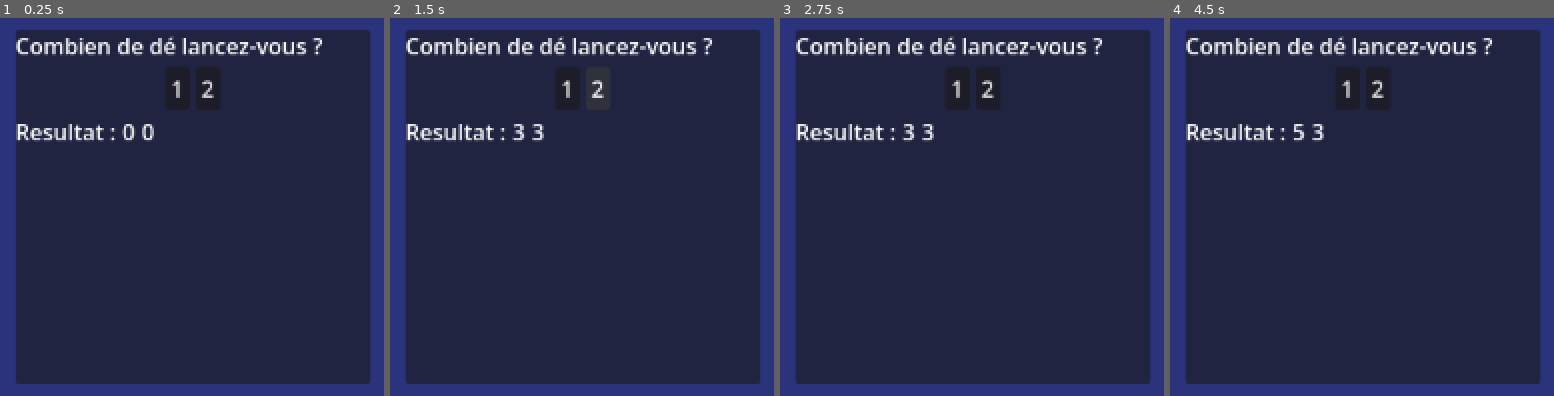
Above: before the commit, frames 1-4 (left to right).
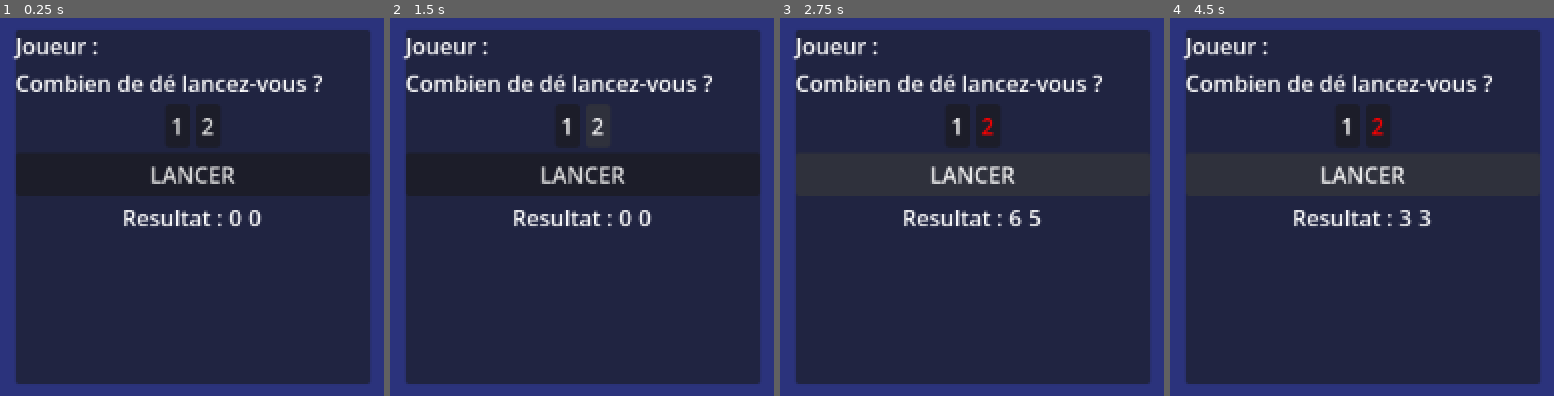
Above: after the commit, the same moments.

Repository: NyHaja/Minivilles
Game: Godot game, scene res://main.tscn
The game is run twice, just before and just after one commit, with the same random seed, the same clock (stepped at 60 frames per second) and the same inputs.
Inputs (mouse positions are in pixels of both pictures, inside the frame that each line leads up to):
- Up to frame 1 (0.25 s): no input
- Up to frame 2 (1.5 s): click "1" at 0.5 s; click "2" at 1.25 s
- Up to frame 3 (2.75 s): click (972, 172) at 2 s, where only the run after the commit has a clickable "LANCER"
- Up to frame 4 (4.5 s): click "1" at 2.75 s; click "2" at 3.5 s; click (1362, 172) at 4.25 s, where only the run after the commit has a clickable "LANCER"

The runs differ from the first frame. In frame 1, 6.3% of the frame differs, in the area x 3-84%, y 4-56%; in frame 2, 6.3%; in frame 3, 6.4%; in frame 4, 6.4%.

Commit message:
amelioration d'input de dé

Diff:
--- a/mini-ville/Class/Game.gd
+++ b/mini-ville/Class/Game.gd
@@ -40,7 +40,7 @@
 		match  choix:
 			CHOIX.Build_MONUMENT :
 				buildPhase(0)
-			CHOIX.Build_MONUMENT :
+			CHOIX.Build_ETABLISHMENT :
 				buyPhase(0)
 			CHOIX.SKIP :
 				skipPhase(aConstruit)
@@ -56,11 +56,9 @@
 func getJoueurActif() -> Player:
 	return playerArray[currentPlayerIndex % playerCount ]
 
-#@abstract func getJoueursAdverses(joueur:Player) -> Array[Player]
 func getJoueursOrdreAntihoraire(reference:Player) -> Array[Player]:
 	return playerArray
 
-#@abstract func getEffectById(id:int) -> Effect
 
 func verifierVictoire(joueur:Player) -> bool:
 	return joueur.monumentCount == 5
@@ -82,7 +80,7 @@
 	self.ecranDeGameplay = eg
 
 
-#+Effect getEffectById(id)
+
 func DicePhase() -> int:
 	var resArray = await lanceDe()
 
@@ -111,15 +109,15 @@
 func lanceDe() -> Array[int]:
 	var res:Array[int]
 	res.insert(0,(randi()%6) + 1)
-	res.insert(1,(randi()%6) + 1)
+	res.insert(1,0)
 
 
 	var intnombreDe = 1
 
 	if getJoueurActif().monumentArray[Monument.MONUMENT_ID.Gare]:
-		intnombreDe = await ecranDeGameplay.prompt() #INPUT
+		intnombreDe = await ecranDeGameplay.lancer_de() #INPUT
 	if intnombreDe == 2:
-		res[1] == (randi()%6) +1
+		res.insert(1,(randi()%6) + 1)
 
 	ecranDeGameplay.affiche_resultat(res[0],res[1])
 	return res
--- a/mini-ville/Class/Shop.gd
+++ b/mini-ville/Class/Shop.gd
@@ -6,6 +6,7 @@
 
 const SIZESHOP = 9
 
+# TO DO
 func _init() -> void:
 	pass
 
--- a/mini-ville/game_play.gd
+++ b/mini-ville/game_play.gd
@@ -1,12 +1,18 @@
 class_name Game_Play extends Control
 
 signal choix(input : int)
-
+signal lancer
+# Joueur
+@onready var pseudo: Label = $ColorRect/Dé/VBoxContainer/JOUEUR/Pseudo
+# Dé
 @onready var button: Button = %one
 @onready var button_2: Button = %two
-@onready var resultat: Label = $ColorRect/Dé/VBoxContainer/Resultat
-@onready var d_2: Label = $ColorRect/Dé/VBoxContainer/HBoxContainer2/D2
-@onready var d_1: Label = $ColorRect/Dé/VBoxContainer/HBoxContainer2/D1
+@onready var resultat: Label = $"ColorRect/Dé/VBoxContainer/Dé/Resultat/Resultat"
+@onready var d_2: Label =$"ColorRect/PRINCIPAL/VBoxContainer/Dé/Resultat/D2"
+@onready var d_1: Label = $"ColorRect/PRINCIPAL/VBoxContainer/Dé/Resultat/D1"
+@onready var button_lancer: Button = $ColorRect/PRINCIPAL/VBoxContainer/Dé/LANCER
+
+var nbde:int = 1
 
 var window_open : bool = false
 
@@ -16,26 +22,46 @@
 		button.pressed.connect(_button_1_press)
 	if button_2:
 		button_2.pressed.connect(_button_2_press)
+	if button_lancer:
+		button_lancer.pressed.connect(lancer_modal)
 	hide()
 
 func _button_1_press() -> void:
 	_close_modal("1")
+	button_2.add_theme_color_override("font_color",Color.WHITE)
+	button.add_theme_color_override("font_color",Color.RED)
+
 
 func _button_2_press() -> void:
 	_close_modal("2")
+	button.add_theme_color_override("font_color",Color.WHITE)
+	button_2.add_theme_color_override("font_color",Color.RED)
 
-func prompt() -> int:
+func prompt() -> void:
 	show()
 	window_open = true
 	set_process_unhandled_key_input(true)
-	var choixattendu:String = await choix
-	return int(choixattendu)
+	#var choixattendu:String = await choix
+	#return int(choixattendu)
+
+func lancer_de() -> int:
+	show()
+	window_open = true
+	set_process_unhandled_key_input(true)
+	await lancer
+	return nbde
 
 func _close_modal(input:String) -> void:
 	set_process_unhandled_key_input(false)
 	choix.emit(input)
 	set_deferred("window_open", false)
+	set_deferred("nbde", int(input))
+
 	#hide()
+
+func lancer_modal():
+	lancer.emit()
+
 
 func affiche_resultat(res1:int,res2:int):
 	d_1.text = String.num(res1,0)
--- a/mini-ville/game_play.tscn
+++ b/mini-ville/game_play.tscn
@@ -21,7 +21,7 @@
 grow_vertical = 2
 color = Color(0.16862746, 0.2, 0.4862745, 1)
 
-[node name="Dé" type="PanelContainer" parent="ColorRect" unique_id=1173278310]
+[node name="PRINCIPAL" type="PanelContainer" parent="ColorRect" unique_id=1173278310]
 custom_minimum_size = Vector2(256, 256)
 layout_mode = 1
 anchors_preset = 8
@@ -36,39 +36,58 @@
 grow_horizontal = 2
 grow_vertical = 2
 
-[node name="VBoxContainer" type="VBoxContainer" parent="ColorRect/Dé" unique_id=1405465288]
+[node name="VBoxContainer" type="VBoxContainer" parent="ColorRect/PRINCIPAL" unique_id=1405465288]
 layout_mode = 2
 
-[node name="Label" type="Label" parent="ColorRect/Dé/VBoxContainer" unique_id=1403101706]
+[node name="JOUEUR" type="HBoxContainer" parent="ColorRect/PRINCIPAL/VBoxContainer" unique_id=1457436109]
+layout_mode = 2
+
+[node name="Joueur" type="Label" parent="ColorRect/PRINCIPAL/VBoxContainer/JOUEUR" unique_id=717833671]
+layout_mode = 2
+text = "Joueur :"
+
+[node name="Pseudo" type="Label" parent="ColorRect/PRINCIPAL/VBoxContainer/JOUEUR" unique_id=614354985]
+layout_mode = 2
+
+[node name="Dé" type="VBoxContainer" parent="ColorRect/PRINCIPAL/VBoxContainer" unique_id=439147969]
+layout_mode = 2
+
+[node name="Label" type="Label" parent="ColorRect/PRINCIPAL/VBoxContainer/Dé" unique_id=1403101706]
 layout_mode = 2
 text = "Combien de dé lancez-vous ?"
 
-[node name="HBoxContainer" type="HBoxContainer" parent="ColorRect/Dé/VBoxContainer" unique_id=665070537]
+[node name="NumberDice" type="HBoxContainer" parent="ColorRect/PRINCIPAL/VBoxContainer/Dé" unique_id=665070537]
 layout_mode = 2
 alignment = 1
 
-[node name="one" type="Button" parent="ColorRect/Dé/VBoxContainer/HBoxContainer" unique_id=1735316098]
+[node name="one" type="Button" parent="ColorRect/PRINCIPAL/VBoxContainer/Dé/NumberDice" unique_id=1735316098]
 unique_name_in_owner = true
 layout_mode = 2
 text = "1"
 
-[node name="two" type="Button" parent="ColorRect/Dé/VBoxContainer/HBoxContainer" unique_id=1615761373]
+[node name="two" type="Button" parent="ColorRect/PRINCIPAL/VBoxContainer/Dé/NumberDice" unique_id=1615761373]
 unique_name_in_owner = true
 layout_mode = 2
 text = "2"
 
-[node name="HBoxContainer2" type="HBoxContainer" parent="ColorRect/Dé/VBoxContainer" unique_id=278023259]
+[node name="LANCER" type="Button" parent="ColorRect/PRINCIPAL/VBoxContainer/Dé" unique_id=1389366427]
 layout_mode = 2
+text = "LANCER
+"
 
-[node name="Resultat" type="Label" parent="ColorRect/Dé/VBoxContainer/HBoxContainer2" unique_id=1275285342]
+[node name="Resultat" type="HBoxContainer" parent="ColorRect/PRINCIPAL/VBoxContainer/Dé" unique_id=278023259]
+layout_mode = 2
+alignment = 1
+
+[node name="Resultat" type="Label" parent="ColorRect/PRINCIPAL/VBoxContainer/Dé/Resultat" unique_id=1275285342]
 layout_mode = 2
 text = "Resultat :"
 
-[node name="D1" type="Label" parent="ColorRect/Dé/VBoxContainer/HBoxContainer2" unique_id=17765175]
+[node name="D2" type="Label" parent="ColorRect/PRINCIPAL/VBoxContainer/Dé/Resultat" unique_id=1850226502]
+layout_mode = 2
+text = "0"
+
+[node name="D1" type="Label" parent="ColorRect/PRINCIPAL/VBoxContainer/Dé/Resultat" unique_id=17765175]
 layout_mode = 2
 size_flags_horizontal = 4
 text = "0"
-
-[node name="D2" type="Label" parent="ColorRect/Dé/VBoxContainer/HBoxContainer2" unique_id=1850226502]
-layout_mode = 2
-text = "0"
